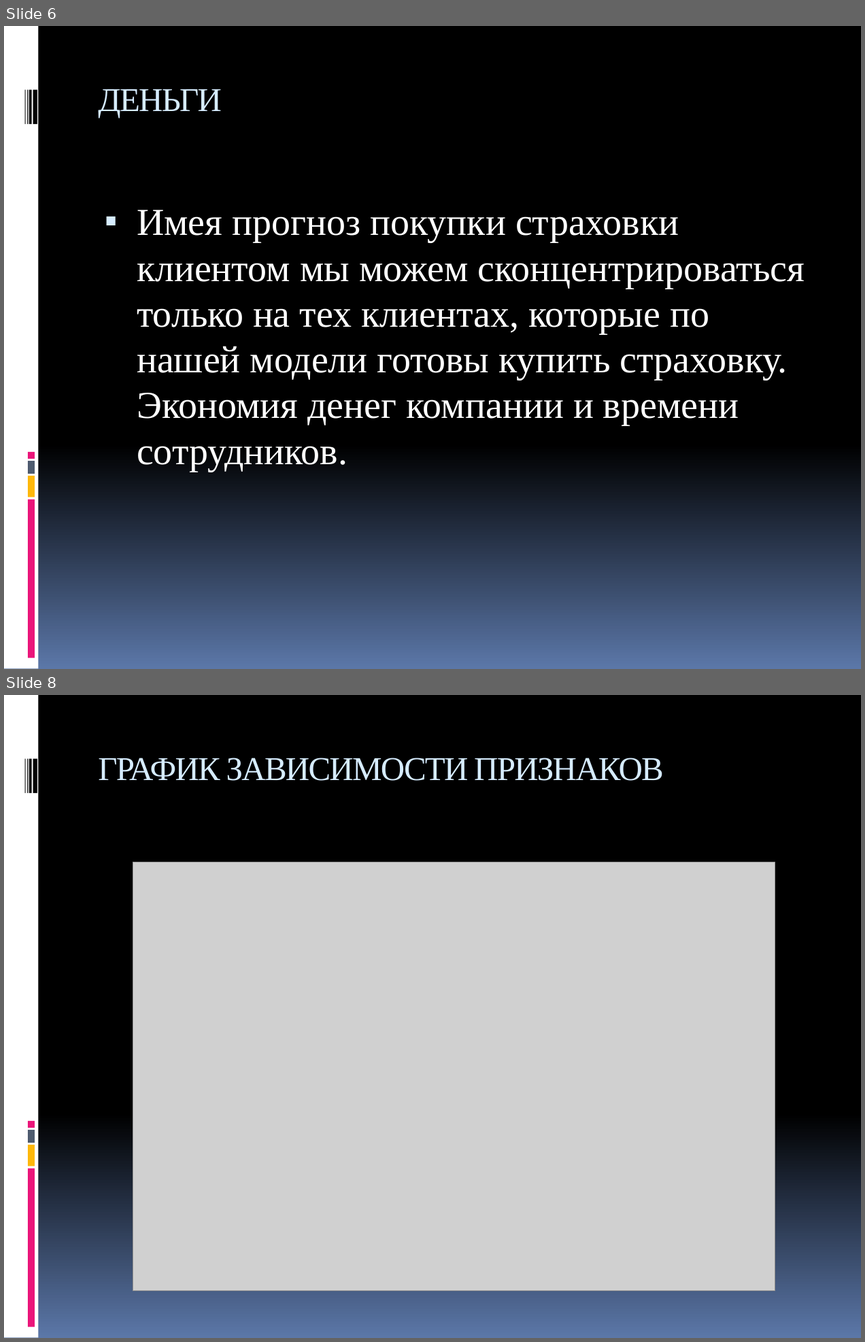
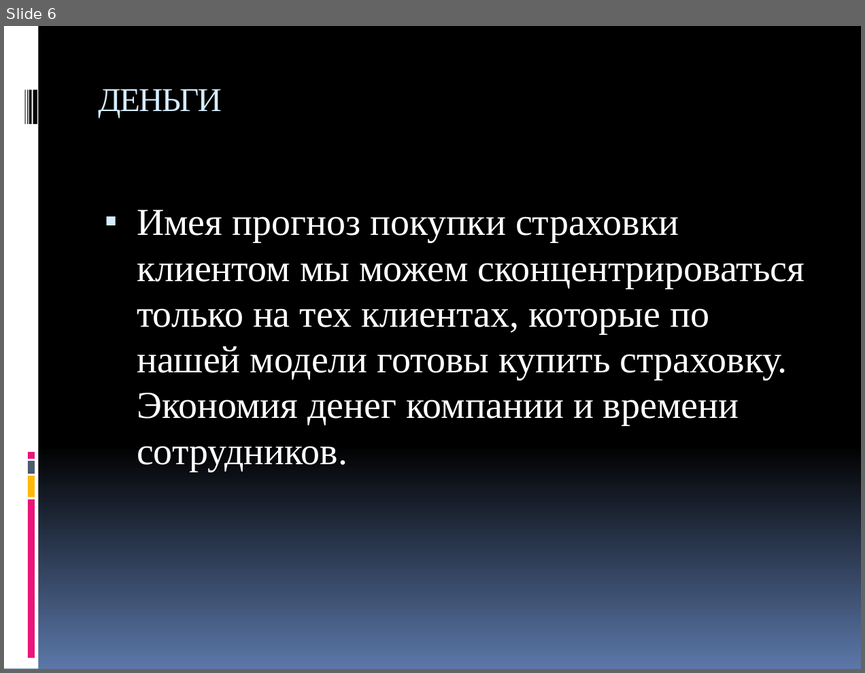
Before and after one commit to ARIV2019/final-project-, a slide deck: Анализ холодных звонков.pptx. Shown one above the other, each under a label of ours: slides 6 and 8 before the commit, slide 6 after it; the slides between them are not shown. The pictures are 865x1342 and 865x673 pixels, drawn with LibreOffice and Linux fonts; fonts in the diff are those of the drawing; grey boxes stand for pictures. Boxes give left, top, right and bottom in pixels: in the first picture for what was removed or moved away, otherwise in the second. Text is boxed around its words. In the diff, an @@ line names an element or a change of style, - is before the commit and + after.

```diff
--- a/Анализ холодных звонков.pptx
+++ b/Анализ холодных звонков.pptx
@@ slide 8 removed at (x1=4, y1=695, x2=861, y2=1338), background gradient #000000 to #5B77A8; not listed: 9 template elements that a slide beside it also shows @@
@@ title removed at (x1=98, y1=758, x2=664, y2=781) @@
-ГРАФИК ЗАВИСИМОСТИ ПРИЗНАКОВ
@@ picture removed at (x1=133, y1=862, x2=775, y2=1291) @@
```
Also in this commit, not shown: 3 slides changed, 2 slides added, 1 other file.
